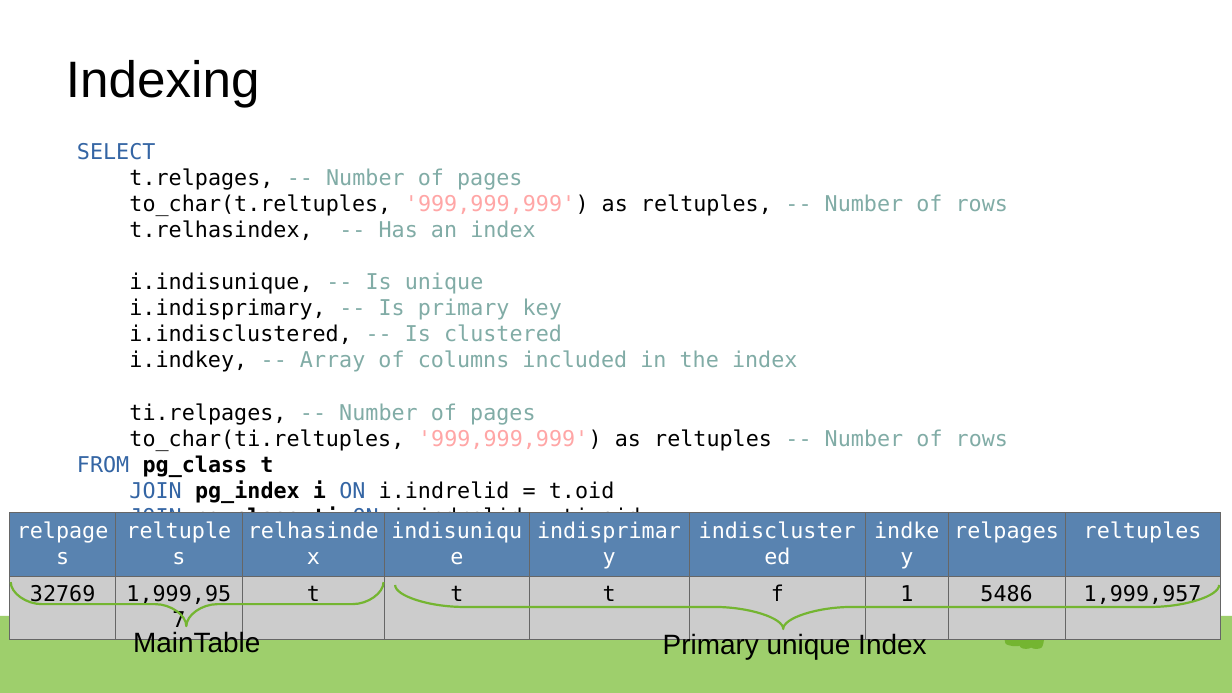
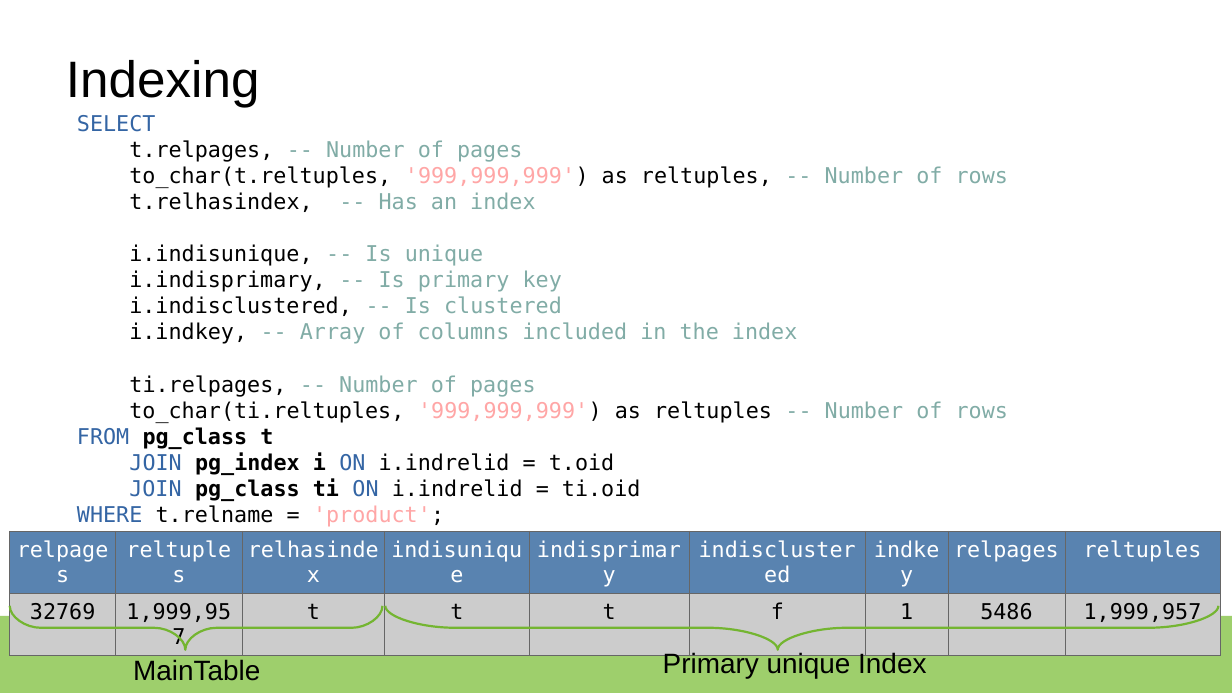
Before and after one commit to rsibanez89/postgres-indexing, a slide deck: slide 11 of Presentation.odp (slide 10 before the commit). Drawn at 1232x693 pixels with LibreOffice and Linux fonts; fonts in the diff are those of the drawing. Boxes give left, top, right and bottom in pixels: in the first picture for what was removed or moved away, otherwise in the second. Text is boxed around its words. In the diff, an @@ line names an element or a change of style, - is before the commit and + after.

```diff
--- a/Presentation.odp
+++ b/Presentation.odp
@@ text "SELECT" moved from (x1=77, y1=143, x2=1008, y2=555) to (x1=77, y1=115, x2=1008, y2=527) @@
@@ table moved from (x1=10, y1=513, x2=1222, y2=611) to (x1=10, y1=531, x2=1222, y2=628) @@
@@ table at (x1=10, y1=531, x2=1222, y2=628) @@
@@ borders changed @@
@@ freeform shape resized from (x1=1110, y1=594, x2=1143, y2=632) to (x1=1107, y1=588, x2=1145, y2=632) @@
@@ freeform shape moved from (x1=11, y1=583, x2=384, y2=627) to (x1=10, y1=606, x2=383, y2=650) @@
@@ freeform shape resized from (x1=396, y1=585, x2=1220, y2=628) to (x1=385, y1=606, x2=1219, y2=650) @@
@@ outline redrawn in 33 elements at (x1=1122, y1=590, x2=1147, y2=626), (x1=1112, y1=584, x2=1118, y2=589), (x1=1116, y1=586, x2=1120, y2=595), (x1=1109, y1=593, x2=1115, y2=598), (x1=1109, y1=594, x2=1112, y2=597), (x1=1002, y1=628, x2=1012, y2=638), (x1=1011, y1=638, x2=1021, y2=643), (x1=1031, y1=638, x2=1032, y2=648), (x1=1021, y1=625, x2=1042, y2=644), (x1=1041, y1=589, x2=1053, y2=613), (x1=1015, y1=609, x2=1026, y2=622), (x1=1018, y1=613, x2=1025, y2=619), (x1=1036, y1=609, x2=1048, y2=622), (x1=1029, y1=625, x2=1035, y2=629), (x1=1020, y1=622, x2=1043, y2=629), (x1=1103, y1=582, x2=1124, y2=606), (x1=1143, y1=598, x2=1162, y2=627), (x1=1141, y1=596, x2=1158, y2=626), (x1=1018, y1=626, x2=1034, y2=650), (x1=1030, y1=626, x2=1045, y2=650), (x1=1040, y1=582, x2=1058, y2=612), (x1=1010, y1=589, x2=1022, y2=613), (x1=1005, y1=582, x2=1023, y2=612), (x1=1124, y1=591, x2=1148, y2=626), (x1=1022, y1=626, x2=1041, y2=632), (x1=1141, y1=595, x2=1159, y2=626), (x1=1099, y1=601, x2=1128, y2=629), (x1=1011, y1=605, x2=1053, y2=634), (x1=1026, y1=619, x2=1036, y2=624), (x1=1015, y1=609, x2=1027, y2=623), (x1=1108, y1=593, x2=1127, y2=609), (x1=1036, y1=609, x2=1048, y2=623), (x1=1002, y1=627, x2=1023, y2=647) @@
@@ freeform shape resized from (x1=1010, y1=600, x2=1053, y2=636) to (x1=1005, y1=600, x2=1059, y2=636) @@
@@ freeform shape resized from (x1=1102, y1=605, x2=1125, y2=616) to (x1=1101, y1=603, x2=1125, y2=622) @@
@@ freeform shape resized from (x1=1124, y1=606, x2=1136, y2=628) to (x1=1118, y1=606, x2=1137, y2=629) @@
@@ text "MainTable" moved from (x1=133, y1=630, x2=260, y2=653) to (x1=133, y1=659, x2=260, y2=681) @@
@@ text "Primary unique Index" moved from (x1=663, y1=633, x2=926, y2=660) to (x1=663, y1=651, x2=926, y2=678) @@
```
Also in this commit, not shown: 14 other slides changed, 1 slide added.
